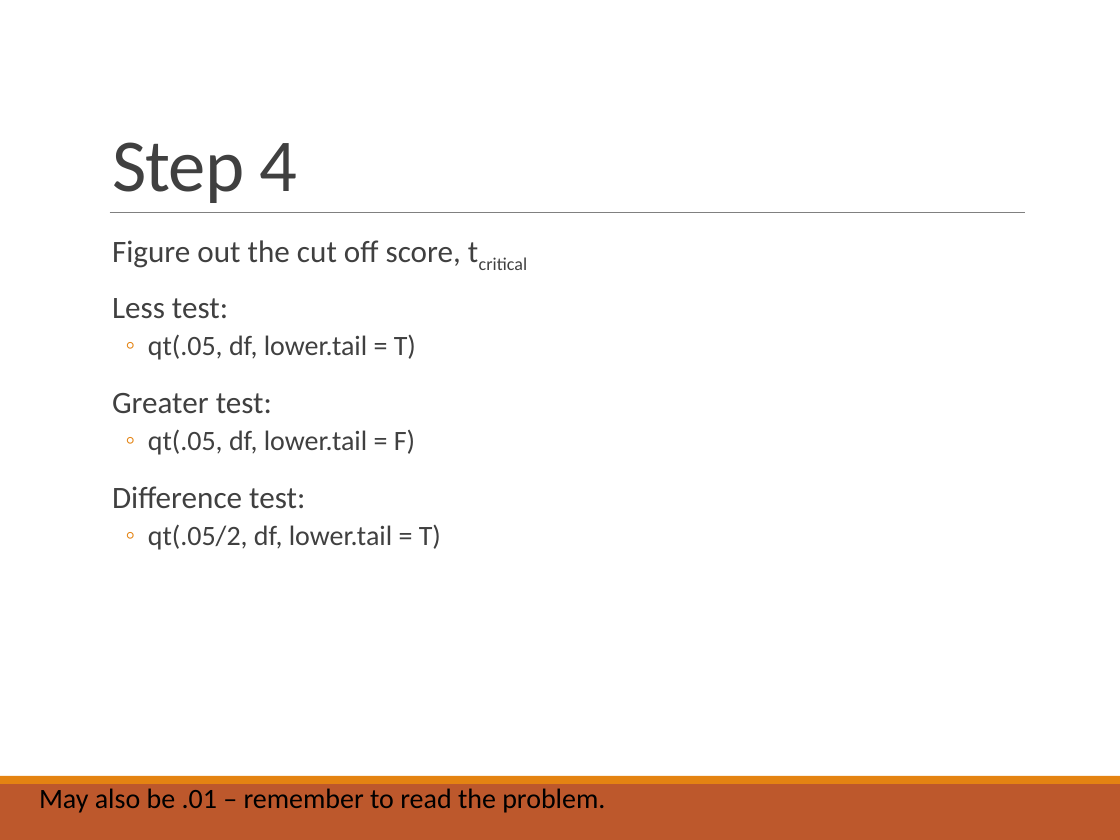
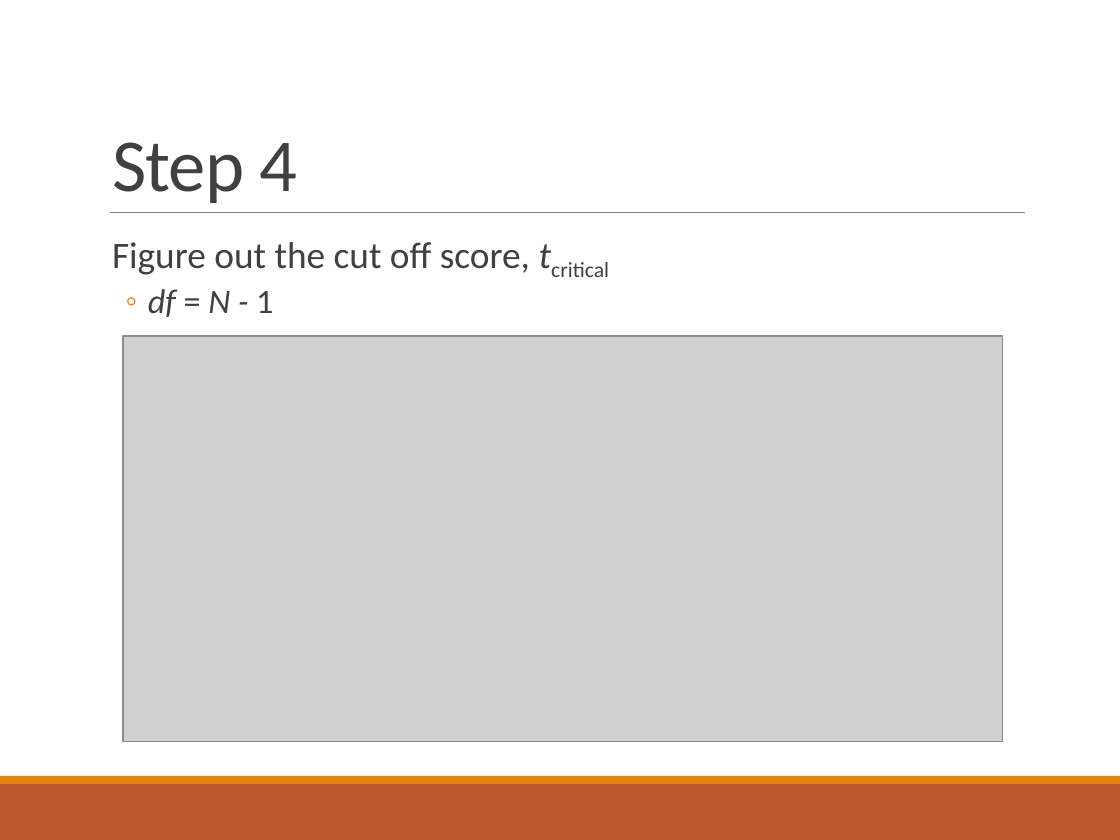
Before and after one commit to doomlab/PSY-200, a slide deck: slide 17 of Fall2018 Lecture Notes/Chapter 10 Lecture.pptx (slide 21 before the commit). Drawn at 1120x840 pixels with LibreOffice and Linux fonts; fonts in the diff are those of the drawing; grey boxes stand for pictures. Boxes give left, top, right and bottom in pixels: in the first picture for what was removed or moved away, otherwise in the second. Text is boxed around its words. In the diff, an @@ line names an element or a change of style, - is before the commit and + after.

```diff
--- a/Fall2018 Lecture Notes/Chapter 10 Lecture.pptx
+++ b/Fall2018 Lecture Notes/Chapter 10 Lecture.pptx
@@ text at (112,242,530,275): size 20 to 24 pt in "Figure out the cut off score, tcritical"; italic on in "tcritical" @@
@@ text at (148,289,273,317): text changed; size 18 to 22 pt; italic on @@
-  Less test:
-  ◦ qt(.05, df, lower.tail = T)
-  Greater test:
-  ◦ qt(.05, df, lower.tail = F)
-  Difference test:
-  ◦ qt(.05/2, df, lower.tail = T)
+  ◦ df = N - 1
@@ picture added at (123,336,1002,741) @@
@@ text removed at (39,788,605,813) @@
-May also be .01 – remember to read the problem.
```
Also in this commit, not shown: 20 other slides changed, 7 slides added, 4 slides removed, 4 other files.
